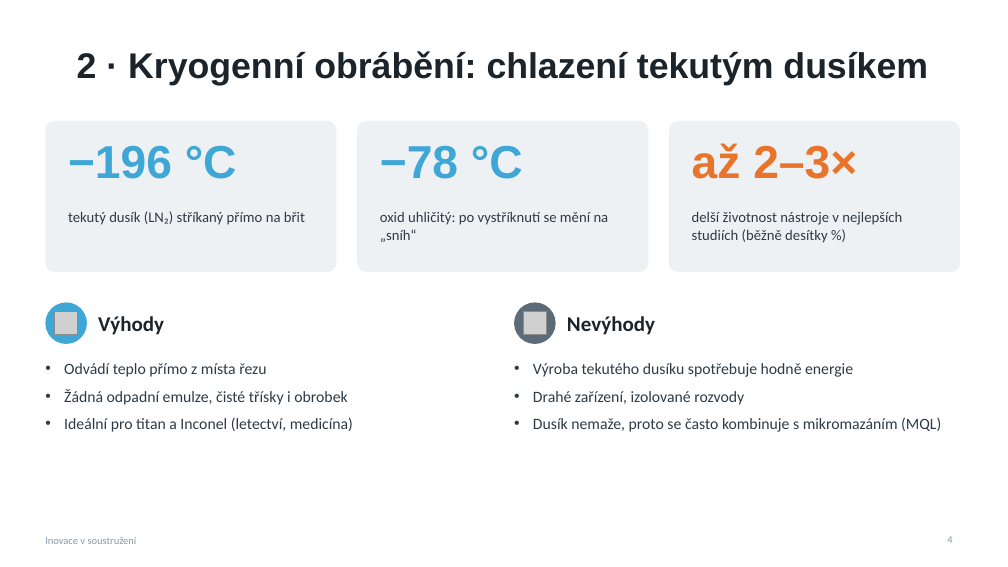
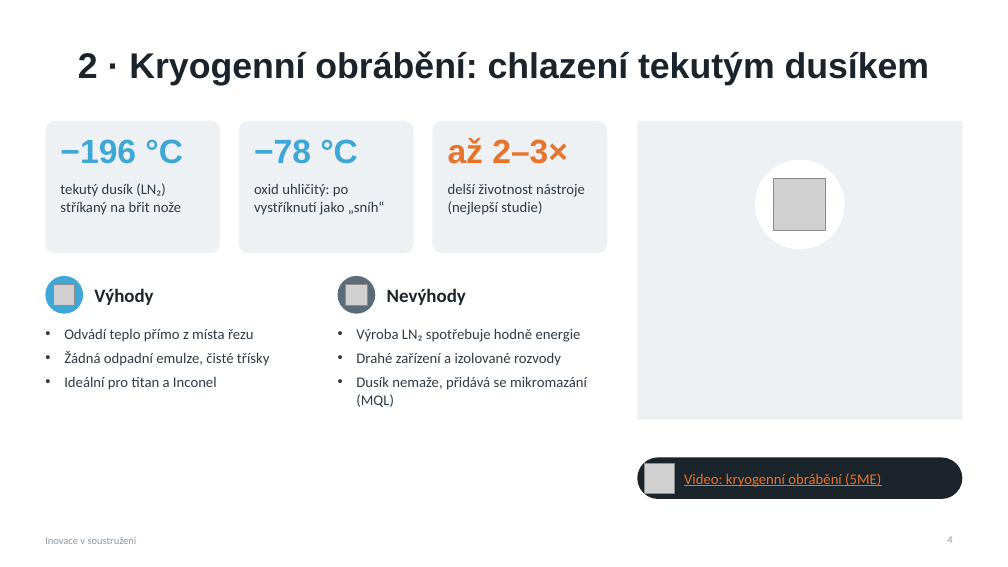
Before and after one commit to dodgeandroll/lol, a slide deck: slide 4 of Inovace_v_soustruzeni.pptx. Drawn at 1008x567 pixels with LibreOffice and Linux fonts; fonts in the diff are those of the drawing; grey boxes stand for pictures. Boxes give left, top, right and bottom in pixels: in the first picture for what was removed or moved away, otherwise in the second. Text is boxed around its words. In the diff, an @@ line names an element or a change of style, - is before the commit and + after.

```diff
--- a/Inovace_v_soustruzeni.pptx
+++ b/Inovace_v_soustruzeni.pptx
@@ rounded rectangle: place and size @@
-rounded rectangle at bbox=[45, 121, 337, 272]
+rounded rectangle at bbox=[45, 121, 220, 253]
@@ text "−196 °C": place and size @@
-text "−196 °C" at bbox=[68, 145, 237, 179]
+text "−196 °C" at bbox=[60, 139, 183, 164]
@@ rounded rectangle: place and size @@
-rounded rectangle at bbox=[357, 121, 648, 272]
+rounded rectangle at bbox=[239, 121, 414, 253]
@@ text "−78 °C": place and size @@
-text "−78 °C" at bbox=[380, 145, 523, 179]
+text "−78 °C" at bbox=[254, 139, 358, 164]
@@ proportions changed in 3 elements at bbox=[45, 121, 220, 253], bbox=[239, 121, 414, 253], bbox=[433, 121, 607, 253] @@
@@ rounded rectangle: place and size @@
-rounded rectangle at bbox=[669, 121, 960, 272]
+rounded rectangle at bbox=[433, 121, 607, 253]
@@ size 44 to 32 pt in 3 elements at bbox=[60, 139, 183, 164], bbox=[254, 139, 358, 164], bbox=[448, 138, 568, 164] @@
@@ text "až 2–3×": place and size @@
-text "až 2–3×" at bbox=[692, 143, 857, 179]
+text "až 2–3×" at bbox=[448, 138, 568, 164]
@@ rectangle added at bbox=[637, 121, 963, 420], fill #EEF1F4 @@
@@ ellipse added at bbox=[755, 160, 845, 250], fill #FFFFFF @@
@@ picture added at bbox=[774, 178, 827, 231] @@
@@ text at bbox=[60, 183, 181, 215]: text changed @@
-tekutý dusík (LN₂) stříkaný přímo na břit
+tekutý dusík (LN₂) stříkaný na břit nože
@@ text at bbox=[254, 183, 385, 215]: text changed @@
-oxid uhličitý: po vystříknutí se mění na „sníh“
+oxid uhličitý: po vystříknutí jako „sníh“
@@ text at bbox=[448, 183, 585, 215]: text changed @@
-delší životnost nástroje v nejlepších studiích (běžně desítky %)
+delší životnost nástroje (nejlepší studie)
@@ ellipse: place and size @@
-ellipse at bbox=[45, 302, 87, 344]
+ellipse at bbox=[45, 276, 83, 314]
@@ picture: place and size @@
-picture at bbox=[54, 312, 78, 335]
+picture at bbox=[54, 284, 75, 306]
@@ text "Výhody": place and size @@
-text "Výhody" at bbox=[98, 316, 164, 335]
+text "Výhody" at bbox=[94, 288, 153, 305]
@@ text "Výhody" at bbox=[94, 288, 153, 305]: size 20 to 18 pt @@
@@ ellipse: place and size @@
-ellipse at bbox=[514, 302, 556, 344]
+ellipse at bbox=[337, 276, 375, 314]
@@ picture: place and size @@
-picture at bbox=[523, 312, 547, 335]
+picture at bbox=[346, 284, 368, 306]
@@ text "Nevýhody" at bbox=[387, 288, 466, 305]: size 20 to 18 pt @@
@@ text "Nevýhody": place and size @@
-text "Nevýhody" at bbox=[567, 316, 655, 335]
+text "Nevýhody" at bbox=[387, 288, 466, 305]
@@ text "Odvádí teplo přímo z místa ...": place and size @@
-text "Odvádí teplo přímo z místa ..." at bbox=[64, 363, 353, 432]
+text "Odvádí teplo přímo z místa ..." at bbox=[64, 329, 270, 390]
@@ text at bbox=[64, 329, 254, 342]: size 15 to 14 pt in "Odvádí teplo přímo z místa řezu"; less space between paragraphs @@
@@ text at bbox=[356, 328, 587, 407]: text changed; size 15 to 14 pt @@
-• Výroba tekutého dusíku spotřebuje hodně energie
-• Drahé zařízení, izolované rozvody
-• Dusík nemaže, proto se často kombinuje s mikromazáním (MQL)
+• Výroba LN₂ spotřebuje hodně energie
+• Drahé zařízení a izolované rozvody
+• Dusík nemaže, přidává se mikromazání (MQL)
@@ text at bbox=[64, 351, 270, 390]: text changed; size 15 to 14 pt @@
-• Žádná odpadní emulze, čisté třísky i obrobek
-• Ideální pro titan a Inconel (letectví, medicína)
+• Žádná odpadní emulze, čisté třísky
+• Ideální pro titan a Inconel
@@ rounded rectangle added at bbox=[637, 457, 963, 499], fill #1B232B @@
@@ picture added at bbox=[644, 463, 675, 493] @@
@@ text added at bbox=[684, 473, 881, 487], 14 pt, text #E8742C, underline @@
+Video: kryogenní obrábění (5ME)
```
Also in this commit, not shown: 9 other slides changed.
